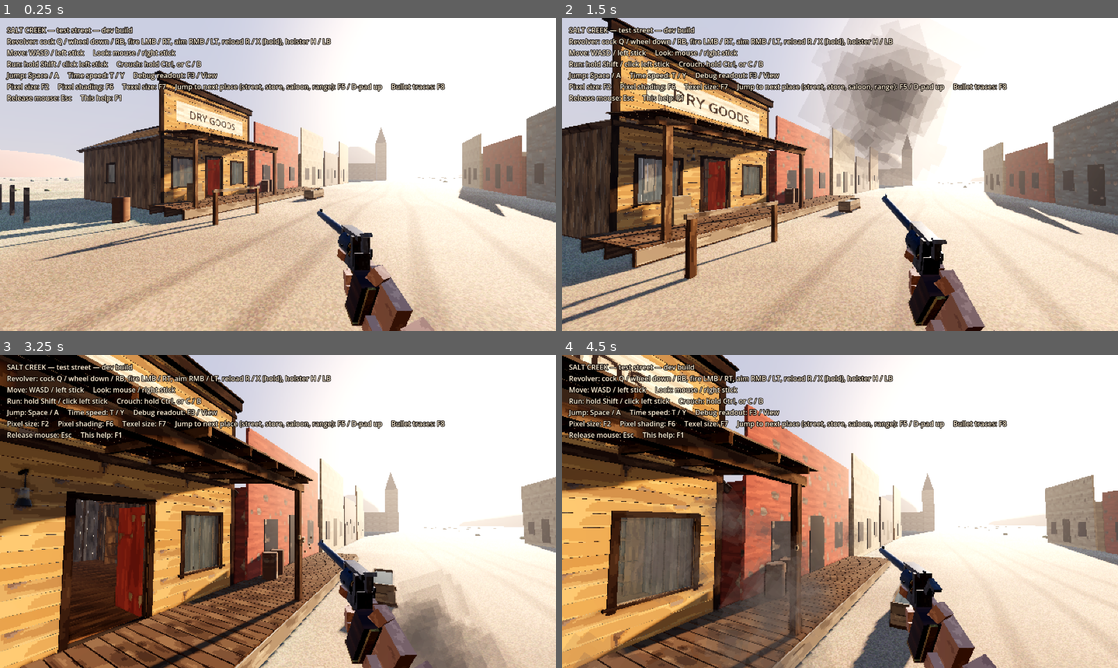
Above: before the commit, frames 1-4 (two rows, left to right).
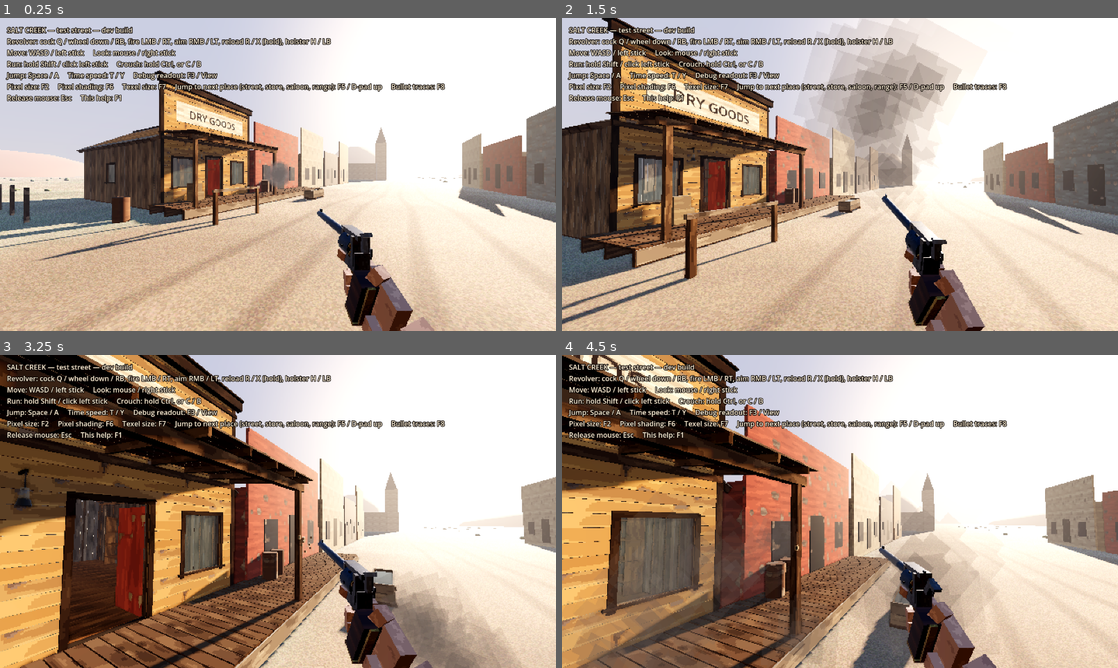
Above: after the commit, the same moments.

Repository: Kokanee25/Western
Game: Godot game, scene res://scenes/main.tscn
Same seed, same stepped clock (60 frames per second), same inputs: the game is played once before the commit and once after it.
Inputs (mouse positions are in pixels of both pictures, inside the frame that each line leads up to):
- Up to frame 1 (0.25 s): no input
- Up to frame 2 (1.5 s): move the mouse to (834, 180) at 0.52 s; hold W (move_forward) from 0.53 s (still down); tap Q (cock) at 0.6 s; tap Space (jump) at 0.77, 1.07 s; click (834, 180) at 0.8 s; move the mouse to (878, 177) at 1.27 s; click (878, 177) at 1.35 s
- Up to frame 3 (3.25 s): tap Space (jump) at 1.52, 1.82, 3.02 s; tap Shift (run) at 1.55 s; move the mouse to (233, 508) at 2.02 s; hold Shift (run) 2.03-2.78 s; tap Q (cock) at 2.3 s; move the mouse to (283, 511) at 2.77 s; release W (move_forward) at 2.78 s; hold A (move_left) from 2.78 s (still down); right-click (283, 511) at 2.85 s; click (283, 511) at 3.05 s
- Up to frame 4 (4.5 s): tap Space (jump) at 3.32, 3.77, 4.07 s; move the mouse to (817, 505) at 3.52 s; release A (move_left) at 3.53 s; hold Shift (run) 3.53-4.28 s; hold W (move_forward) from 3.53 s (still down); tap Q (cock) at 3.6 s; move the mouse to (867, 511) at 4.27 s; tap Ctrl (crouch) at 4.35 s

The runs differ from the first frame. In frame 1, 0.2% of the frame differs, in the area x 48-53%, y 45-54%; in frame 2, 3.4%; in frame 3, 0.6%; in frame 4, 12%, in the area x 0-76%, y 46-100%.

Commit message:
Glass shatters; smoke drifts on the breeze; effects warm up at load
- Shot windows break into falling, lasting shards with a breaking-glass sound (no more opaque
  panes); the bullet carries on; broken panes are saved.
- Smoke rides a drifting node: breeze outdoors, still air indoors (roof check), rises, billows;
  no particle shadows; capped at 8 clouds and 4 fog volumes (config/smoke.tres).
- Every effect is drawn once at load so shaders don't compile on the first shot.
- tools/perf_probe.gd measures frame time per effect part. 4 new tests (75).

Co-Authored-By: Claude Opus 5.5 <noreply@anthropic.com>
Claude-Session: https://claude.ai/code/session_01VdXymrDCvDUS7NSAs9dN8B

Diff:
--- /dev/null
+++ b/config/smoke.tres
@@ -0,0 +1,6 @@
+[gd_resource type="Resource" script_class="SmokeTuning" format=3]
+
+[ext_resource type="Script" path="res://src/effects/smoke_tuning.gd" id="1_s"]
+
+[resource]
+script = ExtResource("1_s")
--- a/src/audio/synth_sounds.gd
+++ b/src/audio/synth_sounds.gd
@@ -21,6 +21,7 @@
 			&"gate": samples = _clicks(rng, [0.0], 1800.0, 0.35)
 			&"insert": samples = _clicks(rng, [0.0, 0.05], 1500.0, 0.3)
 			&"eject": samples = _tink(rng)
+			&"glass": samples = _glass(rng)
 			_: samples = _clicks(rng, [0.0], 2000.0, 0.3)
 		_cache[id] = _to_wav(samples)
 	return _cache[id]
@@ -75,6 +76,29 @@
 	return out
 
 
+## Breaking glass: a sharp crash, then pieces tinkling down.
+static func _glass(rng: RandomNumberGenerator) -> PackedFloat32Array:
+	var n := int(RATE * 1.3)
+	var out := PackedFloat32Array()
+	out.resize(n)
+	var hp := 0.0
+	var prev := 0.0
+	for i in n:
+		var t := float(i) / RATE
+		var white := rng.randf_range(-1, 1)
+		hp = 0.6 * (hp + white - prev)
+		prev = white
+		out[i] = hp * exp(-t / 0.05) * 0.9
+	for k in 26:
+		var start := int(rng.randf_range(0.02, 1.0) * RATE)
+		var f := rng.randf_range(3000.0, 7500.0)
+		var level := rng.randf_range(0.1, 0.35)
+		for i in range(start, mini(n, start + int(RATE * 0.12))):
+			var t := float(i - start) / RATE
+			out[i] += sin(TAU * f * t) * exp(-t / 0.025) * level
+	return _normalise(out, 0.9)
+
+
 static func _normalise(s: PackedFloat32Array, peak: float) -> PackedFloat32Array:
 	var m := 0.0001
 	for v in s:
--- a/src/autoload/events.gd
+++ b/src/autoload/events.gd
@@ -13,6 +13,8 @@
 signal time_scale_changed(scale: float)
 ## A gun went off: where, which way, and who fired (for sound, witnesses, smoke...).
 signal shot_fired(origin: Vector3, direction: Vector3, shooter: Node)
+## A structure member broke (a pane shattered; in M3, boards and beams too).
+signal member_broken(member_id: StringName)
 ## A bullet struck something. info: position, normal, direction, collider, member_id (if a building
 ## member), penetrated (bool), energy_before / energy_after (joules).
 signal bullet_hit(info: Dictionary)
--- a/src/ballistics/ballistics.gd
+++ b/src/ballistics/ballistics.gd
@@ -97,6 +97,16 @@
 	if collider is StructureMember:
 		var member := collider as StructureMember
 		info.member_id = member.member_id
+		if member.kind == &"glass":
+			var glass_cost := member.exit_distance(hit.position, dir) * 100.0 * float(tuning.resistance_by_wood.get(&"glass", 8.0))
+			member.shatter(hit.position, dir)
+			_set_energy(b, maxf(e_before - glass_cost, 0.0))
+			b.exclude.append(member.get_rid())
+			info.penetrated = true
+			info.energy_after = b.energy()
+			b.hits.append(info)
+			Events.bullet_hit.emit(info)
+			return remaining
 		var thickness := member.exit_distance(hit.position, dir)
 		var resistance: float = tuning.resistance_by_wood.get(member.wood, tuning.default_resistance)
 		var cost := thickness * 100.0 * resistance
--- a/src/effects/gun_smoke.gd
+++ b/src/effects/gun_smoke.gd
@@ -1,73 +1,106 @@
 class_name GunSmoke
 extends Node3D
-## A black-powder cloud: a big grey-white burst out of the muzzle that slows almost at once, grows,
-## drifts up and hangs for many seconds. Two layers: chunky lit particles (every renderer, so lamps
-## light them) and a volumetric fog volume that fills the air and takes the light shafts.
-## Old clouds are freed when too many are hanging about.
+## A black-powder cloud: a grey-white burst out of the muzzle that slows almost at once, then billows,
+## grows, rises and drifts off on the breeze (hardly at all indoors), thinning as it goes. Two layers:
+## chunky lit particles (every renderer, so lamps light them) and, for the newest few clouds, a
+## volumetric fog volume that fills the air and takes the light shafts. The particles ride this node
+## (local coordinates), so the whole cloud drifts together.
 
-const MAX_CLOUDS := 14
-const LIFETIME := 16.0
-
+static var tuning: SmokeTuning
 static var _clouds: Array[Node] = []
 static var _material: StandardMaterial3D
 
 var _fog: FogVolume
 var _fog_mat: FogMaterial
 var _age := 0.0
+var _drift := Vector3.ZERO
 
 
 static func spawn(parent: Node, at: Vector3, direction: Vector3) -> GunSmoke:
+	_load_tuning()
 	var alive: Array[Node] = []
 	for c in _clouds:
 		if is_instance_valid(c):
 			alive.append(c)
 	_clouds = alive
-	while _clouds.size() >= MAX_CLOUDS:
+	while _clouds.size() >= tuning.max_clouds:
 		_clouds.pop_front().queue_free()
+	# Only the newest clouds keep a fog volume.
+	var with_fog := 0
+	for i in range(_clouds.size() - 1, -1, -1):
+		var c := _clouds[i] as GunSmoke
+		if c._fog:
+			with_fog += 1
+			if with_fog >= tuning.max_fog_volumes:
+				c._fog.queue_free()
+				c._fog = null
 	var s := GunSmoke.new()
 	parent.add_child(s)
 	s.global_position = at
-	s._start(direction)
+	s._start(direction, _is_indoors(s, at))
 	_clouds.append(s)
 	return s
 
 
-func _start(direction: Vector3) -> void:
+static func _load_tuning() -> void:
+	if tuning == null:
+		tuning = load("res://config/smoke.tres")
+
+
+## A roof overhead within a few metres means indoors: no breeze.
+static func _is_indoors(node: Node3D, at: Vector3) -> bool:
+	var space := node.get_world_3d().direct_space_state
+	var hit := space.intersect_ray(PhysicsRayQueryParameters3D.create(at, at + Vector3.UP * 6.0))
+	return not hit.is_empty()
+
+
+func _start(direction: Vector3, indoors: bool) -> void:
+	var wind := tuning.wind * (tuning.indoor_wind if indoors else 1.0)
+	_drift = wind + Vector3.UP * tuning.rise
 	var p := GPUParticles3D.new()
 	p.name = "Puffs"
 	p.one_shot = true
-	p.amount = 42
-	p.lifetime = LIFETIME * 0.8
+	p.amount = tuning.puffs
+	p.lifetime = tuning.lifetime * 0.85
 	p.explosiveness = 0.92
 	p.randomness = 0.5
-	p.local_coords = false
-	p.visibility_aabb = AABB(Vector3(-6, -3, -6), Vector3(12, 8, 12))
+	p.local_coords = true
+	p.cast_shadow = GeometryInstance3D.SHADOW_CASTING_SETTING_OFF
+	p.visibility_aabb = AABB(Vector3(-8, -3, -8), Vector3(16, 10, 16))
 	var pm := ParticleProcessMaterial.new()
 	pm.direction = direction.normalized()
-	pm.spread = 16.0
+	pm.spread = 18.0
 	pm.initial_velocity_min = 2.0
-	pm.initial_velocity_max = 7.0
-	pm.damping_min = 5.0
-	pm.damping_max = 9.0
-	pm.gravity = Vector3(0.05, 0.1, 0.0)
+	pm.initial_velocity_max = 6.0
+	pm.damping_min = 4.0
+	pm.damping_max = 7.0
+	pm.gravity = Vector3.ZERO
+	pm.turbulence_enabled = tuning.turbulence > 0.0
+	pm.turbulence_noise_strength = 1.0
+	pm.turbulence_noise_scale = 3.0
+	pm.turbulence_noise_speed = Vector3(0.1, 0.2, 0.1)
+	pm.turbulence_influence_min = tuning.turbulence * 0.05
+	pm.turbulence_influence_max = tuning.turbulence * 0.15
 	pm.scale_min = 0.8
-	pm.scale_max = 1.6
+	pm.scale_max = 1.5
 	var grow := Curve.new()
 	grow.add_point(Vector2(0.0, 0.25))
-	grow.add_point(Vector2(0.15, 0.9))
-	grow.add_point(Vector2(1.0, 2.4))
+	grow.add_point(Vector2(0.12, 0.9))
+	grow.add_point(Vector2(1.0, 2.6))
 	var grow_tex := CurveTexture.new()
 	grow_tex.curve = grow
 	pm.scale_curve = grow_tex
 	var fade := Gradient.new()
-	fade.set_color(0, Color(0.9, 0.88, 0.84, 0.75))
+	fade.set_color(0, Color(0.9, 0.88, 0.84, 0.7))
 	fade.set_color(1, Color(0.8, 0.8, 0.8, 0.0))
-	fade.add_point(0.35, Color(0.86, 0.85, 0.82, 0.45))
+	fade.add_point(0.3, Color(0.86, 0.85, 0.82, 0.4))
 	var fade_tex := GradientTexture1D.new()
 	fade_tex.gradient = fade
 	pm.color_ramp = fade_tex
 	pm.angle_min = -180.0
 	pm.angle_max = 180.0
+	pm.angular_velocity_min = -12.0
+	pm.angular_velocity_max = 12.0
 	p.process_material = pm
 	var quad := QuadMesh.new()
 	quad.size = Vector2(0.45, 0.45)
@@ -80,7 +113,7 @@
 	_fog.shape = RenderingServer.FOG_VOLUME_SHAPE_ELLIPSOID
 	_fog.size = Vector3(0.8, 0.6, 0.8)
 	_fog_mat = FogMaterial.new()
-	_fog_mat.density = 1.2
+	_fog_mat.density = tuning.fog_density
 	_fog_mat.albedo = Color(0.85, 0.84, 0.82)
 	_fog.material = _fog_mat
 	add_child(_fog)
@@ -89,14 +122,46 @@
 
 func _process(delta: float) -> void:
 	_age += delta
-	var t := clampf(_age / LIFETIME, 0.0, 1.0)
+	var t := clampf(_age / tuning.lifetime, 0.0, 1.0)
+	# The breeze takes a moment to get hold of the cloud, then carries it off.
+	global_position += _drift * delta * smoothstep(0.0, 0.2, t)
 	if _fog:
-		var s := lerpf(0.8, 4.0, sqrt(t))
+		var s := lerpf(0.8, 3.5, sqrt(t))
 		_fog.size = Vector3(s, s * 0.7, s)
-		_fog.position.y += delta * 0.08
-		_fog_mat.density = lerpf(1.2, 0.0, t) * lerpf(1.0, 0.25, sqrt(t))
-	if _age > LIFETIME:
+		_fog_mat.density = tuning.fog_density * pow(1.0 - t, 2.0)
+	if _age > tuning.lifetime:
 		queue_free()
+
+
+## Draw every effect once, out of sight, so their shaders are compiled at load rather than on the
+## first shot (a first-shot hitch otherwise).
+static func warm_up(parent: Node3D, camera: Camera3D) -> void:
+	_load_tuning()
+	var at := camera.global_position - camera.global_transform.basis.z * 3.0
+	var s := GunSmoke.new()
+	parent.add_child(s)
+	s.global_position = at
+	s._start(Vector3.FORWARD, false)
+	s._fog_mat.density = 0.0
+	s.scale = Vector3.ONE * 0.001
+	ImpactEffects.burst(parent, at, Vector3.UP, Color(0.6, 0.5, 0.4), 1, 0.0, 0.001)
+	var flash := ImpactEffects.flash_mesh()
+	flash.scale = Vector3.ONE * 0.001
+	parent.add_child(flash)
+	flash.global_position = at
+	# A speck of drilled timber, so the bullet-hole shader is ready too.
+	var hole := MeshInstance3D.new()
+	var box := BoxMesh.new()
+	box.size = Vector3.ONE * 0.001
+	hole.mesh = box
+	var hm := ShaderMaterial.new()
+	hm.shader = StructureMember.HOLE_SHADER
+	hole.material_override = hm
+	parent.add_child(hole)
+	hole.global_position = at
+	var tree := parent.get_tree()
+	for n in [s, flash, hole]:
+		tree.create_timer(0.3).timeout.connect(n.queue_free)
 
 
 static func _puff_material() -> StandardMaterial3D:
--- a/src/effects/impact_effects.gd
+++ b/src/effects/impact_effects.gd
@@ -13,6 +13,8 @@
 func _on_hit(info: Dictionary) -> void:
 	var pos: Vector3 = info.position
 	var normal: Vector3 = info.normal
+	if info.collider is StructureMember and (info.collider as StructureMember).kind == &"glass":
+		return  # the pane's own shards are the debris
 	if info.collider is StructureMember:
 		burst(self, pos, normal, Color(0.62, 0.5, 0.36), 10, 2.5, 0.045)
 		if info.penetrated:
@@ -62,24 +64,34 @@
 	light.shadow_enabled = false
 	parent.add_child(light)
 	light.global_position = at
-	var flash := MeshInstance3D.new()
-	var quad := QuadMesh.new()
-	quad.size = Vector2(0.12, 0.12)
-	var m := StandardMaterial3D.new()
-	m.shading_mode = BaseMaterial3D.SHADING_MODE_UNSHADED
-	m.billboard_mode = BaseMaterial3D.BILLBOARD_ENABLED
-	m.transparency = BaseMaterial3D.TRANSPARENCY_ALPHA
-	m.albedo_texture = PixelArt.puff("flash", 103)
-	m.albedo_color = Color(1.0, 0.85, 0.5)
-	m.texture_filter = BaseMaterial3D.TEXTURE_FILTER_NEAREST
-	quad.material = m
-	flash.mesh = quad
+	var flash := flash_mesh()
 	flash.cast_shadow = GeometryInstance3D.SHADOW_CASTING_SETTING_OFF
 	parent.add_child(flash)
 	flash.global_position = at
 	var tree := parent.get_tree()
 	tree.create_timer(0.05).timeout.connect(flash.queue_free)
 	tree.create_timer(0.07).timeout.connect(light.queue_free)
+
+
+static var _flash_material: StandardMaterial3D
+
+
+static func flash_mesh() -> MeshInstance3D:
+	if _flash_material == null:
+		var m := StandardMaterial3D.new()
+		m.shading_mode = BaseMaterial3D.SHADING_MODE_UNSHADED
+		m.billboard_mode = BaseMaterial3D.BILLBOARD_ENABLED
+		m.transparency = BaseMaterial3D.TRANSPARENCY_ALPHA
+		m.albedo_texture = PixelArt.puff("flash", 103)
+		m.albedo_color = Color(1.0, 0.85, 0.5)
+		m.texture_filter = BaseMaterial3D.TEXTURE_FILTER_NEAREST
+		_flash_material = m
+	var flash := MeshInstance3D.new()
+	var quad := QuadMesh.new()
+	quad.size = Vector2(0.12, 0.12)
+	quad.material = _flash_material
+	flash.mesh = quad
+	return flash
 
 
 ## A spent case dropped out of the gate: real brass that lands and stays (evidence).
--- /dev/null
+++ b/src/effects/smoke_tuning.gd
@@ -0,0 +1,18 @@
+class_name SmokeTuning
+extends Resource
+## How black-powder smoke behaves. Edit config/smoke.tres.
+
+## Breeze outdoors, metres per second (drifts the whole cloud).
+@export var wind := Vector3(0.7, 0.0, 0.3)
+## Indoors (a roof overhead) the wind drops to this fraction.
+@export var indoor_wind := 0.05
+## How fast the warm cloud rises, m/s.
+@export var rise := 0.12
+@export var lifetime := 14.0
+@export var puffs := 36
+## Keep at most this many clouds (the oldest go first); fog volumes are the costly part.
+@export var max_clouds := 8
+@export var max_fog_volumes := 4
+@export var fog_density := 0.9
+## Swirl inside the cloud.
+@export var turbulence := 0.35
--- a/src/structures/structure_member.gd
+++ b/src/structures/structure_member.gd
@@ -38,6 +38,8 @@
 ## Bullet holes, in member space: {entry: Vector3, exit: Vector3, through: bool, radius: float}.
 ## Kept for saving (the difference from the authored town) and drawn by member_holes.gdshader.
 var holes: Array[Dictionary] = []
+## Broken members are gone from the world (a shattered pane). Saved.
+var broken := false
 
 const MAX_DRAWN_HOLES := 16
 const HOLE_SHADER := preload("res://src/structures/member_holes.gdshader")
@@ -84,8 +86,8 @@
 	var mat := mi.material_override as ShaderMaterial
 	if mat == null or mat.shader != HOLE_SHADER:
 		var base := mi.material_override as StandardMaterial3D
-		if base == null:
-			return  # glass and other special materials: no drawn holes yet
+		if base == null or base.transparency != BaseMaterial3D.TRANSPARENCY_DISABLED:
+			return  # only opaque timber gets drawn holes
 		mat = ShaderMaterial.new()
 		mat.shader = HOLE_SHADER
 		mat.set_shader_parameter(&"albedo_tex", base.albedo_texture)
@@ -110,8 +112,63 @@
 	mat.set_shader_parameter(&"hole_b", b)
 
 
+## Glass: the pane breaks into shards that fall (and stay), with the sound of it. The member is
+## then broken: no longer drawn or solid.
+func shatter(at: Vector3, direction: Vector3, seed := 0) -> void:
+	if broken:
+		return
+	broken = true
+	var mi := get_child(0) as MeshInstance3D
+	var cs := get_child(1) as CollisionShape3D
+	if mi:
+		mi.visible = false
+	if cs:
+		cs.set_deferred(&"disabled", true)
+	var rng := RandomNumberGenerator.new()
+	rng.seed = hash(member_id) + seed
+	var host := get_parent().get_parent() if get_parent() and get_parent().get_parent() else get_parent()
+	var local_hit := global_transform.affine_inverse() * at
+	var count := clampi(int(size.x * size.y * 30.0), 8, 26)
+	for i in count:
+		var shard := RigidBody3D.new()
+		shard.name = "GlassShard"
+		shard.mass = 0.04
+		shard.add_to_group(&"glass_shards")
+		var w := rng.randf_range(0.03, 0.12)
+		var h := rng.randf_range(0.03, 0.14)
+		var t := maxf(size.z, 0.004)
+		var cshape := CollisionShape3D.new()
+		var box := BoxShape3D.new()
+		box.size = Vector3(w, h, t)
+		cshape.shape = box
+		shard.add_child(cshape)
+		var smi := MeshInstance3D.new()
+		var mesh := BoxMesh.new()
+		mesh.size = Vector3(w, h, t)
+		smi.mesh = mesh
+		smi.material_override = WoodMaterials.glass()
+		smi.cast_shadow = GeometryInstance3D.SHADOW_CASTING_SETTING_OFF
+		shard.add_child(smi)
+		host.add_child(shard)
+		var local := Vector3(rng.randf_range(-0.5, 0.5) * size.x, rng.randf_range(-0.5, 0.5) * size.y, 0.0)
+		shard.global_transform = Transform3D(global_transform.basis.rotated(global_transform.basis.z, rng.randf() * TAU), global_transform * local)
+		# Pieces near the hit fly with the bullet; the rest mostly drop.
+		var near := 1.0 - clampf(local.distance_to(Vector3(local_hit.x, local_hit.y, 0.0)) / maxf(size.x, 0.1), 0.0, 1.0)
+		shard.linear_velocity = direction * rng.randf_range(0.5, 3.0) * near + Vector3(rng.randf_range(-0.4, 0.4), rng.randf_range(-0.2, 0.6), rng.randf_range(-0.4, 0.4))
+		shard.angular_velocity = Vector3(rng.randf_range(-8, 8), rng.randf_range(-8, 8), rng.randf_range(-8, 8))
+	var snd := AudioStreamPlayer3D.new()
+	snd.stream = SynthSounds.get_sound(&"glass")
+	snd.unit_size = 6.0
+	host.add_child(snd)
+	snd.global_position = at
+	snd.play()
+	snd.finished.connect(snd.queue_free)
+	Events.member_broken.emit(member_id)
+
+
 func to_dict() -> Dictionary:
 	return {
+		"broken": broken,
 		"holes": holes.map(func(h: Dictionary) -> Dictionary: return {
 				"entry": [h.entry.x, h.entry.y, h.entry.z], "exit": [h.exit.x, h.exit.y, h.exit.z],
 				"through": h.through, "radius": h.radius}),
--- a/src/weapons/revolver_viewmodel.gd
+++ b/src/weapons/revolver_viewmodel.gd
@@ -81,6 +81,13 @@
 	state.ejected.connect(_on_ejected)
 	state.inserted.connect(func() -> void: _play(&"insert"))
 	_apply_pose(1.0)
+	_warm_up.call_deferred()
+
+
+func _warm_up() -> void:
+	var cam := get_parent() as Camera3D
+	if cam and is_inside_tree() and DisplayServer.get_name() != "headless":
+		GunSmoke.warm_up(_ballistics().get_parent() as Node3D, cam)
 
 
 func _find_player() -> Player:
--- a/tests/test_ballistics.gd
+++ b/tests/test_ballistics.gd
@@ -102,3 +102,24 @@
 	var d := wall.get_member(&"testwall/board").to_dict()
 	check_eq(d.holes.size(), 1, "hole in the save data")
 	check(d.holes[0].through, "through")
+
+
+func test_glass_shatters_and_the_bullet_goes_on() -> void:
+	wall.get_member(&"testwall/board").free()
+	var pane := wall.add_member("pane", &"glass", &"glass", Vector3(1.0, 1.2, 0.006), Vector3(0, 1, -3))
+	await physics_frames(2)
+	var broken: Array[StringName] = []
+	var on_broken := func(id: StringName) -> void: broken.append(id)
+	Events.member_broken.connect(on_broken)
+	var b := _fire()
+	await wait_until(func() -> bool: return not b.alive, 60)
+	Events.member_broken.disconnect(on_broken)
+	check(pane.broken, "the pane is broken")
+	check_eq(broken, [&"testwall/pane"] as Array[StringName], "announced")
+	check(not (pane.get_child(0) as MeshInstance3D).visible, "the pane is gone, not turned opaque")
+	var shards := get_tree().get_nodes_in_group(&"glass_shards")
+	check(shards.size() >= 8, "it broke into shards (%d)" % shards.size())
+	check(hits.size() == 2 and hits[1].member_id == &"testwall/beam", "the bullet carried on into the beam")
+	check(pane.to_dict().broken, "broken in the save data")
+	for s in shards:
+		s.queue_free()
--- /dev/null
+++ b/tests/test_smoke.gd
@@ -0,0 +1,53 @@
+extends TestCase
+## Black-powder smoke drifts on the breeze outdoors, hangs indoors, fades, and the number of clouds
+## (and costly fog volumes) is capped.
+
+var world: Node3D
+
+
+func before_each() -> void:
+	world = Node3D.new()
+	add_child(world)
+	await physics_frames(1)
+
+
+func after_each() -> void:
+	world.queue_free()
+	await process_frames(2)
+
+
+func test_drifts_outdoors() -> void:
+	var s := GunSmoke.spawn(world, Vector3(0, 1.5, 0), Vector3.FORWARD)
+	await process_frames(120)
+	var moved := s.global_position - Vector3(0, 1.5, 0)
+	check(Vector2(moved.x, moved.z).length() > 0.3, "the breeze carries it off (%s)" % moved)
+	check(moved.y > 0.05, "and it rises")
+
+
+func test_hangs_indoors() -> void:
+	var roof := StaticBody3D.new()
+	var cs := CollisionShape3D.new()
+	var box := BoxShape3D.new()
+	box.size = Vector3(10, 0.2, 10)
+	cs.shape = box
+	roof.add_child(cs)
+	roof.position = Vector3(0, 4, 0)
+	world.add_child(roof)
+	await physics_frames(2)
+	var s := GunSmoke.spawn(world, Vector3(0, 1.5, 0), Vector3.FORWARD)
+	await process_frames(120)
+	var moved := s.global_position - Vector3(0, 1.5, 0)
+	check(Vector2(moved.x, moved.z).length() < 0.1, "under a roof it barely drifts (%s)" % moved)
+
+
+func test_clouds_and_fog_are_capped() -> void:
+	var t: SmokeTuning = load("res://config/smoke.tres")
+	for i in t.max_clouds + 4:
+		GunSmoke.spawn(world, Vector3(i, 1, 0), Vector3.FORWARD)
+	await process_frames(2)
+	var clouds := world.find_children("*", "GunSmoke", true, false)
+	check(clouds.size() <= t.max_clouds, "at most %d clouds (%d)" % [t.max_clouds, clouds.size()])
+	var fogs := world.find_children("*", "FogVolume", true, false)
+	check(fogs.size() <= t.max_fog_volumes, "at most %d fog volumes (%d)" % [t.max_fog_volumes, fogs.size()])
+	var puffs := world.find_children("*", "GPUParticles3D", true, false)
+	check(puffs.all(func(p: GPUParticles3D) -> bool: return p.cast_shadow == GeometryInstance3D.SHADOW_CASTING_SETTING_OFF), "smoke doesn't cast shadows")
--- /dev/null
+++ b/tools/perf_probe.gd
@@ -0,0 +1,59 @@
+extends SceneTree
+## Measures average frame time on the test street before and after a shot, with parts of the
+## effect switched off, to find what costs the most. Needs a GPU (or lavapipe):
+##   xvfb-run -a godot --path . --rendering-driver vulkan -s res://tools/perf_probe.gd
+## Untyped on purpose: -s scripts compile before autoloads exist.
+
+
+func _initialize() -> void:
+	_run.call_deferred()
+
+
+func _avg(frames: int) -> float:
+	var t0 := Time.get_ticks_usec()
+	for i in frames:
+		await process_frame
+	return (Time.get_ticks_usec() - t0) / 1000.0 / frames
+
+
+func _run() -> void:
+	var main: Node = load("res://scenes/main.tscn").instantiate()
+	root.add_child(main)
+	root.get_node(^"Settings").autosave = false
+	await process_frame
+	var street = main.get_node(^"GameViewport/TestStreet")
+	var player = street.get_node(^"Player")
+	player.input_enabled = false
+	street.get_node(^"DayCycle").set_physics_process(false)
+	player.global_position = Vector3(14, 0, -8.4)
+	player.rotation = Vector3(0, deg_to_rad(-90), 0)
+	var gun = player.get_node(^"Head/Camera3D/Gun")
+	for i in 30:
+		await process_frame
+	print("baseline      %.1f ms" % await _avg(40))
+	for mode in ["full", "no_fog_volume", "no_particles", "no_particle_shadows"]:
+		for c in root.find_children("*", "GunSmoke", true, false):
+			c.free()
+		for i in 10:
+			await process_frame
+		gun.state.busy = 0.0
+		gun.state.chambers.fill(1)
+		gun.state.cock()
+		gun.state.busy = 0.0
+		gun.pull_trigger()
+		await process_frame
+		for s in root.find_children("*", "GunSmoke", true, false):
+			if mode == "no_fog_volume":
+				for f in s.find_children("*", "FogVolume", true, false):
+					f.free()
+				s._fog = null
+			if mode == "no_particles":
+				for p in s.find_children("*", "GPUParticles3D", true, false):
+					p.free()
+			if mode == "no_particle_shadows":
+				for p in s.find_children("*", "GPUParticles3D", true, false):
+					p.cast_shadow = GeometryInstance3D.SHADOW_CASTING_SETTING_OFF
+		for i in 10:
+			await process_frame
+		print("%-14s %.1f ms" % [mode, await _avg(40)])
+	quit()
--- a/tools/screenshots.gd
+++ b/tools/screenshots.gd
@@ -19,6 +19,8 @@
 	["gun_loading", 16.0, Vector3(14.0, 0.0, -8.4), -90.0, -6.0, "loading"],
 	["gun_smoke_saloon", 21.5, Vector3(5.2, 0.38, -27.3), -158.0, -4.0, "shot"],
 	["holes_from_inside", 15.0, Vector3(3.0, 0.38, 3.2), 0.0, 2.0, "holes"],
+	["window_shot", 13.0, Vector3(1.1, 0.38, -2.2), 180.0, -8.0, "window"],
+	["smoke_drift_street", 16.0, Vector3(14.0, 0.0, -8.4), -60.0, 2.0, "drift"],
 	["wall_closeup_noon", 12.5, Vector3(1.6, 0.38, -1.4), 180.0, 5.0],
 	["saloon_front_dusk", 19.0, Vector3(7.0, 0.0, -7.5), 0.0, 8.0],
 	["saloon_night", 21.5, Vector3(10.0, 0.38, -18.3), 35.0, -6.0],
@@ -97,6 +99,23 @@
 			gun.pull_trigger()
 			for i in 90:
 				await physics_frame
+		if setup == "window" and gun:
+			gun.state.busy = 0.0
+			gun.state.cock()
+			gun.state.busy = 0.0
+			gun.pull_trigger()
+			for i in 50:
+				await physics_frame
+		if setup == "drift" and gun:
+			for k in 3:
+				gun.state.busy = 0.0
+				gun.state.cock()
+				gun.state.busy = 0.0
+				gun.pull_trigger()
+				for i in 20:
+					await physics_frame
+			for i in 240:
+				await physics_frame
 		if setup == "holes" and gun:
 			# Shoot the front wall from the boardwalk, then look at it from inside.
 			var inside: Vector3 = player.global_position
Binary file added: docs/screenshots/m1/smoke_drift_street.png
Binary file added: docs/screenshots/m1/window_shot.png
Not shown, added: src/effects/smoke_tuning.gd.uid
Not shown, added: tools/perf_probe.gd.uid
Not shown, changed: CLAUDE.md
Not shown, changed: docs/BUILD_NOTES.md
